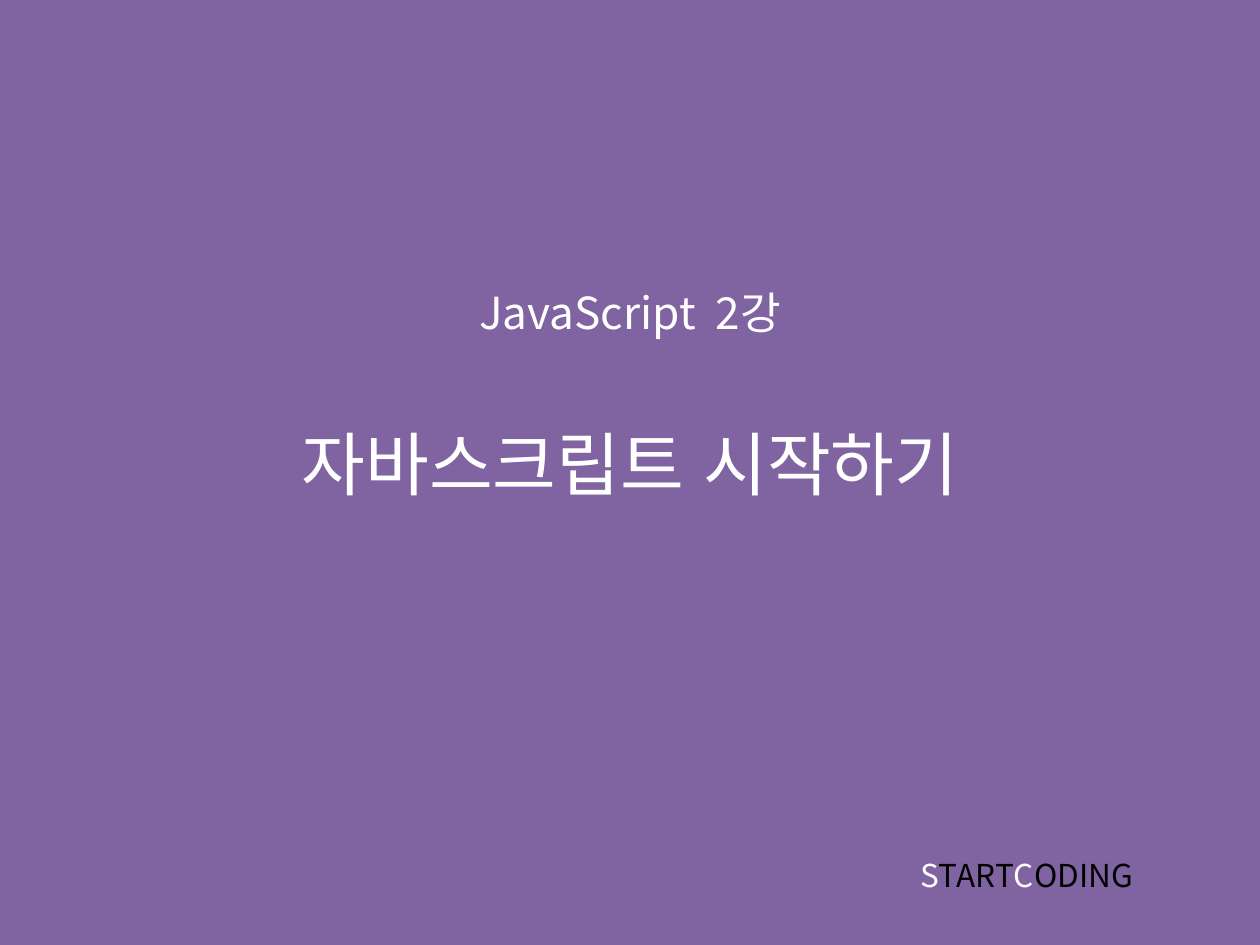
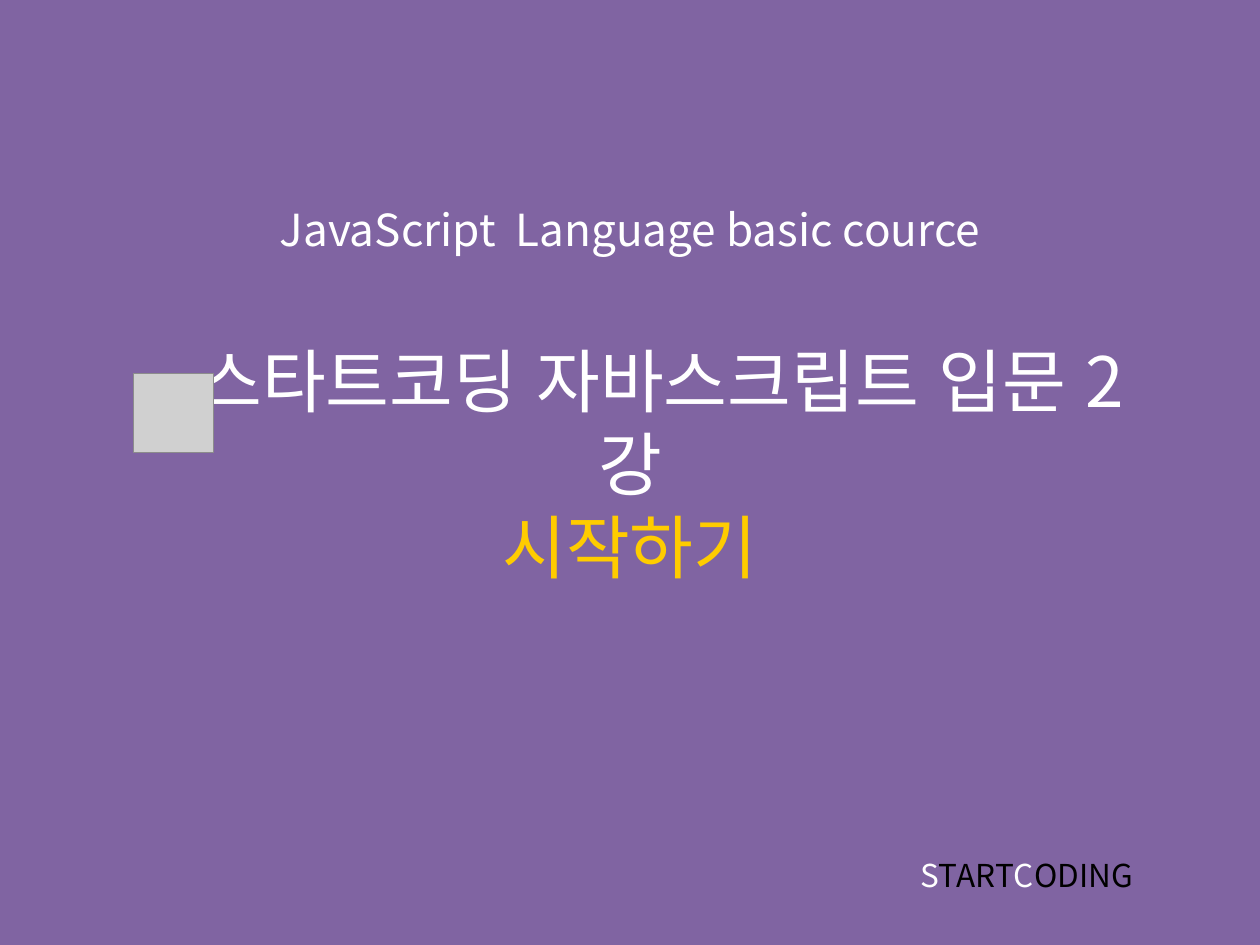
Before and after one commit to kwonkijun/web, a slide deck: slide 1 of 프론트엔드기초(PPT)/JAVASCRIPT 2강_시작하기.pptx. Drawn at 1260x945 pixels with LibreOffice and Linux fonts; fonts in the diff are those of the drawing; grey boxes stand for pictures. Boxes give left, top, right and bottom in pixels: in the first picture for what was removed or moved away, otherwise in the second. Text is boxed around its words. In the diff, an @@ line names an element or a change of style, - is before the commit and + after.

```diff
--- a/프론트엔드기초(PPT)/JAVASCRIPT 2강_시작하기.pptx
+++ b/프론트엔드기초(PPT)/JAVASCRIPT 2강_시작하기.pptx
@@ title at (x1=198, y1=211, x2=1066, y2=579): text changed @@
-JavaScript 2강
-자바스크립트 시작하기
+JavaScript Language basic cource
+스타트코딩 자바스크립트 입문 2강
+시작하기
@@ picture added at (x1=134, y1=373, x2=213, y2=452) @@
```
Also in this commit, not shown: 5 other slides changed, 1 slide added, 1 slide removed, 8 other files.
